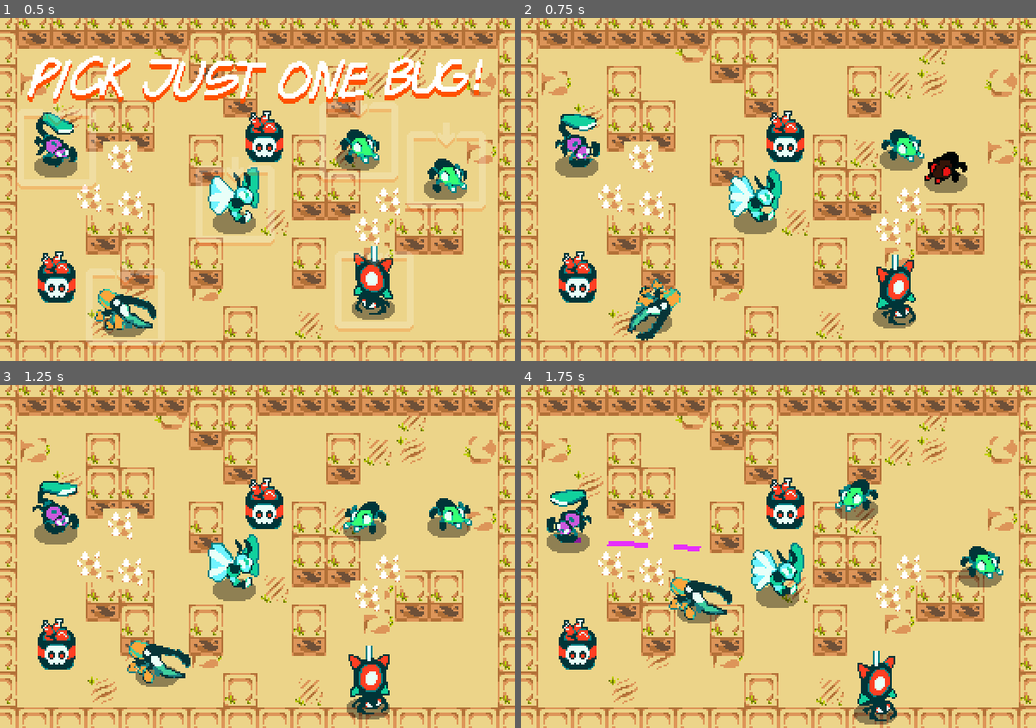
Above: before the commit, frames 1-4 (two rows, left to right).
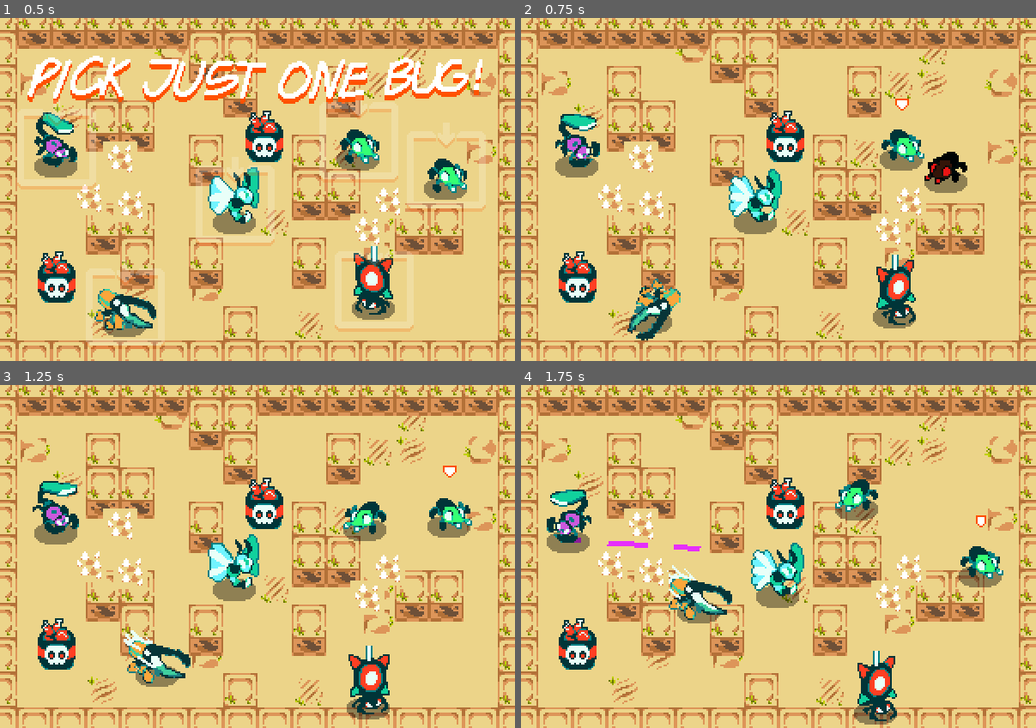
Above: after the commit, the same moments.

Repository: downloadjpg/BotsUnderGreatStrife
Game: Godot game, scene res://levels/Level10.tscn
The game is run twice, just before and just after one commit, with the same random seed, the same clock (stepped at 60 frames per second) and the same inputs. This scene is started directly instead of the project's main scene.
Inputs (mouse positions are in pixels of both pictures, inside the frame that each line leads up to):
- Up to frame 1 (0.5 s): no input
- Up to frame 2 (0.75 s): move the mouse to (881, 141) at 0.52 s; press the mouse at (881, 141) at 0.53 s; hold D (move_right) from 0.53 s (still down)
- Up to frame 3 (1.25 s): keep holding D (move_right)
- Up to frame 4 (1.75 s): move the mouse to (675, 573) at 1.27 s; release D (move_right) at 1.28 s; release the mouse at (675, 573) at 1.28 s; hold S (move_down) from 1.28 s (still down); click (675, 573) at 1.35 s

Frame 1 is identical in both runs. In frame 2, less than 0.1% of the frame differs, in the area x 72-76%, y 23-27%; in frame 3, 0.2%, in the area x 24-89%, y 23-83%; in frame 4, 0.2%.
Error in both runs: Invalid get index 'current_scene' (on base: 'Node2D'). (res://bugs/TurretBug/TurretBug.gd:26)

Commit message:
beetle sparks, player indicator

Diff:
--- a/bugs/BeetleBug/BeetleBug.gd
+++ b/bugs/BeetleBug/BeetleBug.gd
@@ -28,6 +28,8 @@
 		set_collision_layer_bit(2, false)
 		$Hurtbox.monitorable = false
 		$Hitbox.monitoring = true
+		$Sprite/ChargeSparks.visible = true
+		$Sprite/ChargeSparks.frame = 0
 
 		yield(get_tree().create_timer(charge_duration), "timeout")
 		$Hurtbox.monitorable = true
@@ -36,6 +38,7 @@
 		set_collision_layer_bit(2, true)
 		state = "walking"
 		$AnimationPlayer.play("walk")
+		$Sprite/ChargeSparks.visible = false
 
 
 		yield(get_tree().create_timer(attack_cooldown), "timeout")
--- a/bugs/BeetleBug/BeetleBug.tscn
+++ b/bugs/BeetleBug/BeetleBug.tscn
@@ -9,6 +9,31 @@
 [ext_resource path="res://bugs/components/BugSounds.tscn" type="PackedScene" id=7]
 [ext_resource path="res://bugs/BeetleBug/BeetleBugBrain.gd" type="Script" id=8]
 [ext_resource path="res://bugs/Shadow.tscn" type="PackedScene" id=9]
+[ext_resource path="res://bugs/BeetleBug/sparks.bmp" type="Texture" id=10]
+
+[sub_resource type="AtlasTexture" id=9]
+atlas = ExtResource( 10 )
+region = Rect2( 0, 0, 45, 45 )
+
+[sub_resource type="AtlasTexture" id=10]
+atlas = ExtResource( 10 )
+region = Rect2( 45, 0, 45, 45 )
+
+[sub_resource type="AtlasTexture" id=11]
+atlas = ExtResource( 10 )
+region = Rect2( 90, 0, 45, 45 )
+
+[sub_resource type="AtlasTexture" id=12]
+atlas = ExtResource( 10 )
+region = Rect2( 135, 0, 45, 45 )
+
+[sub_resource type="SpriteFrames" id=8]
+animations = [ {
+"frames": [ SubResource( 9 ), SubResource( 10 ), SubResource( 11 ), SubResource( 12 ) ],
+"loop": true,
+"name": "default",
+"speed": 5.0
+} ]
 
 [sub_resource type="RectangleShape2D" id=6]
 extents = Vector2( 6, 4 )
@@ -134,6 +159,12 @@
 hframes = 4
 frame = 3
 
+[node name="ChargeSparks" type="AnimatedSprite" parent="Sprite"]
+visible = false
+frames = SubResource( 8 )
+frame = 1
+playing = true
+
 [node name="CollisionShape2D" type="CollisionShape2D" parent="."]
 shape = SubResource( 6 )
 
--- a/bugs/Bug.gd
+++ b/bugs/Bug.gd
@@ -14,6 +14,7 @@
 var brain : Node
 
 var explosionDeathScene = preload("res://bugs/components/ExplosionDeath.tscn")
+var playerIndicator = preload("res://bugs/PlayerIndicator.tscn")
 
 var input_vector = Vector2.ZERO
 var velocity = Vector2.ZERO
@@ -48,6 +49,9 @@
 	add_child(brain)
 	add_to_group("Player")
 	$AnimationPlayer.play("walk")
+	var indicator = playerIndicator.instance()
+	add_child(indicator)
+	indicator.global_position = global_position
 
 
 func deactivate():
--- a/bugs/PlayerIndicator.tscn
+++ b/bugs/PlayerIndicator.tscn
@@ -1,3 +1,31 @@
-[gd_scene format=2]
+[gd_scene load_steps=6 format=2]
 
-[node name="PlayerIndicator" type="Sprite"]
+[ext_resource path="res://bugs/pointer-Sheet.png" type="Texture" id=1]
+
+[sub_resource type="AtlasTexture" id=1]
+atlas = ExtResource( 1 )
+region = Rect2( 0, 0, 8, 7 )
+
+[sub_resource type="AtlasTexture" id=2]
+atlas = ExtResource( 1 )
+region = Rect2( 8, 0, 8, 7 )
+
+[sub_resource type="AtlasTexture" id=3]
+atlas = ExtResource( 1 )
+region = Rect2( 16, 0, 8, 7 )
+
+[sub_resource type="SpriteFrames" id=4]
+animations = [ {
+"frames": [ SubResource( 1 ), SubResource( 2 ), SubResource( 3 ) ],
+"loop": true,
+"name": "default",
+"speed": 7.0
+} ]
+
+[node name="PlayerIndicator" type="Node2D"]
+
+[node name="Sprite" type="AnimatedSprite" parent="."]
+position = Vector2( 0, -24 )
+frames = SubResource( 4 )
+frame = 2
+playing = true
Not shown: 1 places in bugs/BeetleBug/BeetleBug.tscn that only renumber resources
Binary file added: bugs/BeetleBug/sparks.bmp
Not shown, added: bugs/BeetleBug/sparks.bmp.import
Binary file added: bugs/pointer-Sheet.png
Not shown, added: bugs/pointer-Sheet.png.import
Not shown, changed: export_presets.cfg
